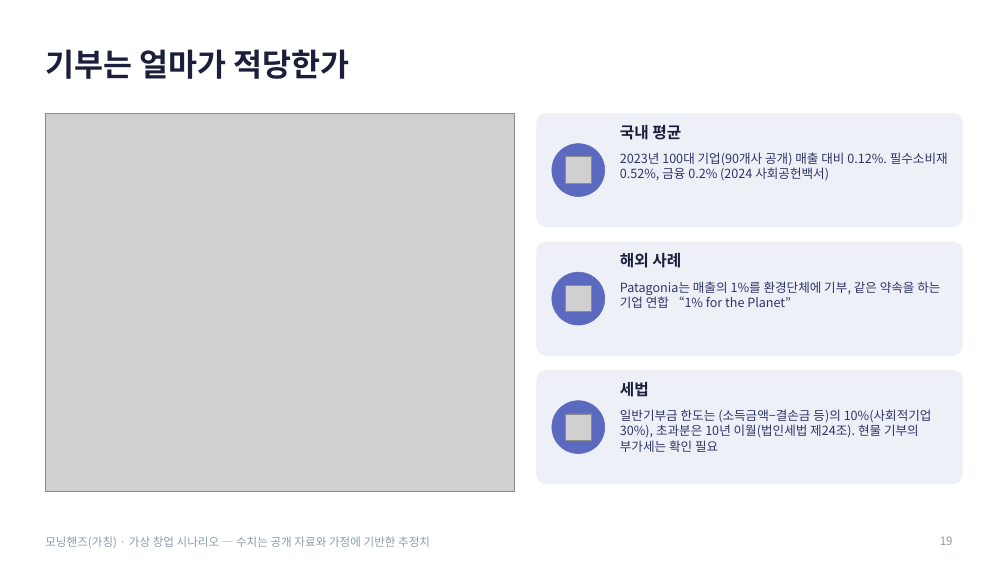
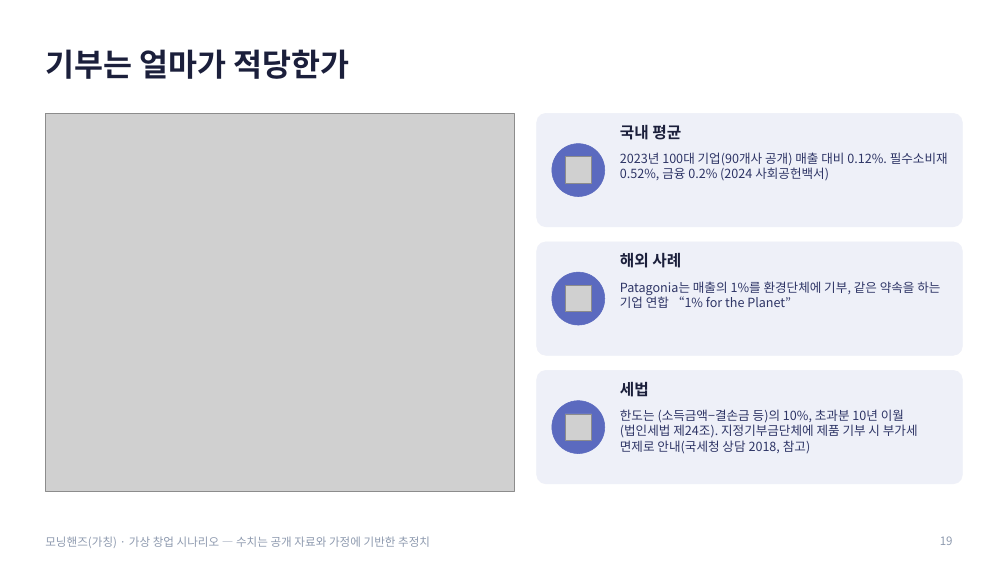
Before and after one commit to g975682-source/-, a slide deck: slide 19 of MorningHands_Business_Analysis.pptx. Drawn at 1008x567 pixels with LibreOffice and Linux fonts; fonts in the diff are those of the drawing; grey boxes stand for pictures. Boxes give left, top, right and bottom in pixels: in the first picture for what was removed or moved away, otherwise in the second. Text is boxed around its words. In the diff, an @@ line names an element or a change of style, - is before the commit and + after.

```diff
--- a/MorningHands_Business_Analysis.pptx
+++ b/MorningHands_Business_Analysis.pptx
@@ text at (x1=620, y1=409, x2=918, y2=454): text changed @@
-일반기부금 한도는 (소득금액−결손금 등)의 10%(사회적기업 30%), 초과분은 10년 이월(법인세법 제24조). 현물 기부의 부가세는 확인 필요
+한도는 (소득금액−결손금 등)의 10%, 초과분 10년 이월(법인세법 제24조). 지정기부금단체에 제품 기부 시 부가세 면제로 안내(국세청 상담 2018, 참고)
```
Also in this commit, not shown: 2 other slides changed, 2 other files.
